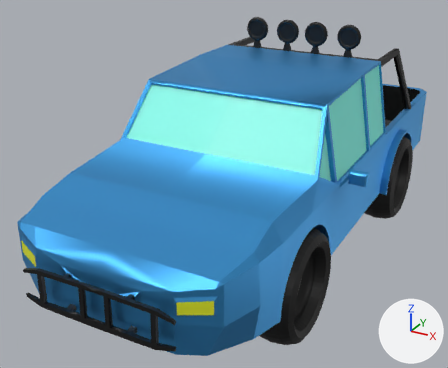
Before and after pictures for a commit that changed the FBX model Assets/car2.fbx.
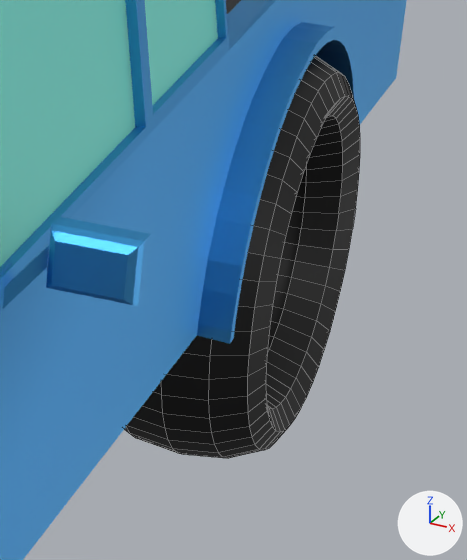
The first picture shows the older version from a 50 mm lens placed at (7.52, -16.41, 8.44), pointed at (-0.92, -1.07, 0.77). The close-ups show both versions on the part from 76% to 97% of the width and 34% to 65% of the height of that picture; other places that the commit changed are outside them. Arrows for +X, +Y and +Z are at lower right; the lights stay in place. The close-ups show mesh edges as thin lines. Where no turn or scale is listed for an object, it has been applied to the vertices.
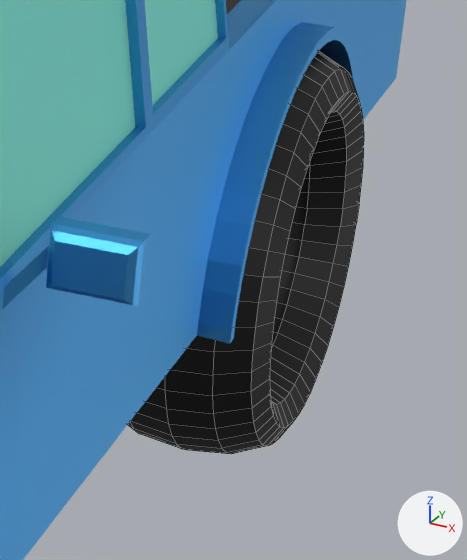
The newer file is also turned or shifted as a whole; pictures and numbers use the older file's frame.

Location of each change, [x1, y1, x2, y2] in pixels of the close-ups (467 x 560 px; the box of a moved part takes in the faces that stretch with it):
'Torus', mesh turned, reshaped (not visible before)
    after: [128, 51, 364, 454]
'Torus.004', mesh turned (not visible afterwards)
    before: [124, 55, 360, 458]
part 1 of me_torus_004, moved or reshaped
    before: [124, 55, 360, 458]
    after: [128, 51, 364, 454]

What changed in the scene script:
```text
Change me_torus_004:
    where me_torus_004.from_pydata(...)  # 768 vertices, 770 faces; spans x -1.59..1.59, y -1.59..1.59, z -0.32..0.32
    used by ob_torus_004; location = (2.806, 3.822, 0.0); rotation_euler = (-1.571, 0.0, -1.571), in degrees (-90, 0, -90); scale = (0.95, 0.95, 2.0)
    me_torus_004 part 1: the whole mesh is turned 180 degrees about the x axis through its middle, then moved by (-0.02, 0.03, -2.76)
Change ob_torus:
    ob_torus: bpy.data.objects.new('Torus', me_torus) -> bpy.data.objects.new('Torus', me_torus_004)
```
